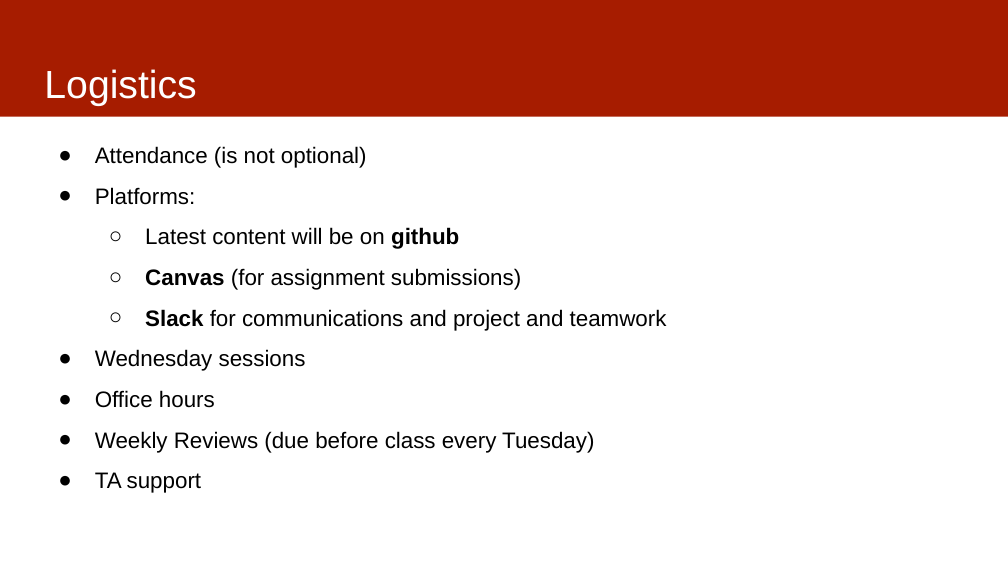
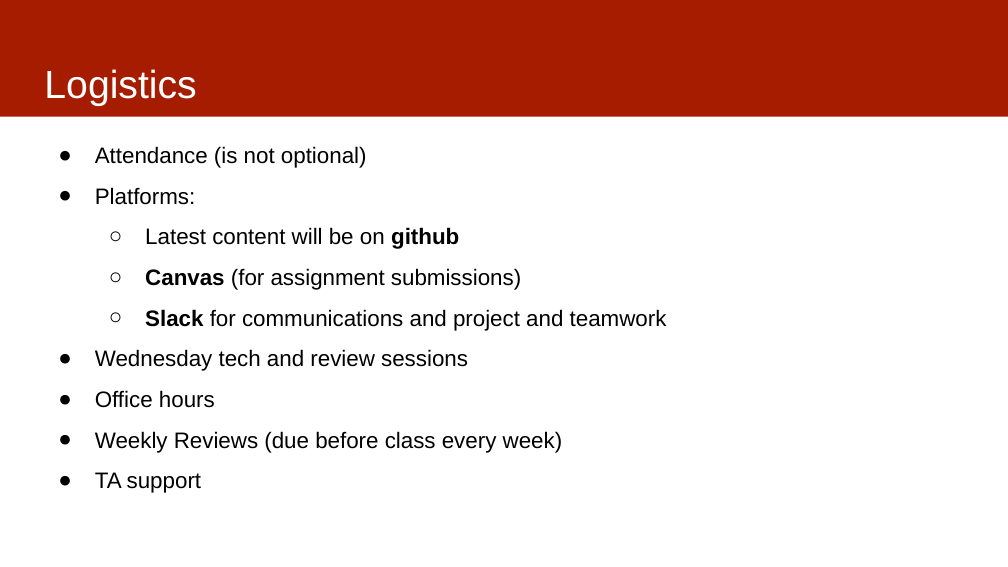
Before and after one commit to dssg/mlforpublicpolicylab, a slide deck: slide 10 of Lectures/01-ClassOverview.pptx. Drawn at 1008x567 pixels with LibreOffice and Linux fonts; fonts in the diff are those of the drawing. Boxes give left, top, right and bottom in pixels: in the first picture for what was removed or moved away, otherwise in the second. Text is boxed around its words. In the diff, an @@ line names an element or a change of style, - is before the commit and + after.

```diff
--- a/Lectures/01-ClassOverview.pptx
+++ b/Lectures/01-ClassOverview.pptx
@@ text at <box>95,349,468,371</box>: text changed @@
-● Wednesday sessions
+● Wednesday tech and review sessions
@@ text at <box>95,431,563,453</box>: text changed @@
-● Weekly Reviews (due before class every Tuesday)
+● Weekly Reviews (due before class every week)
```
Also in this commit, not shown: 6 other slides changed, 2 other files.
